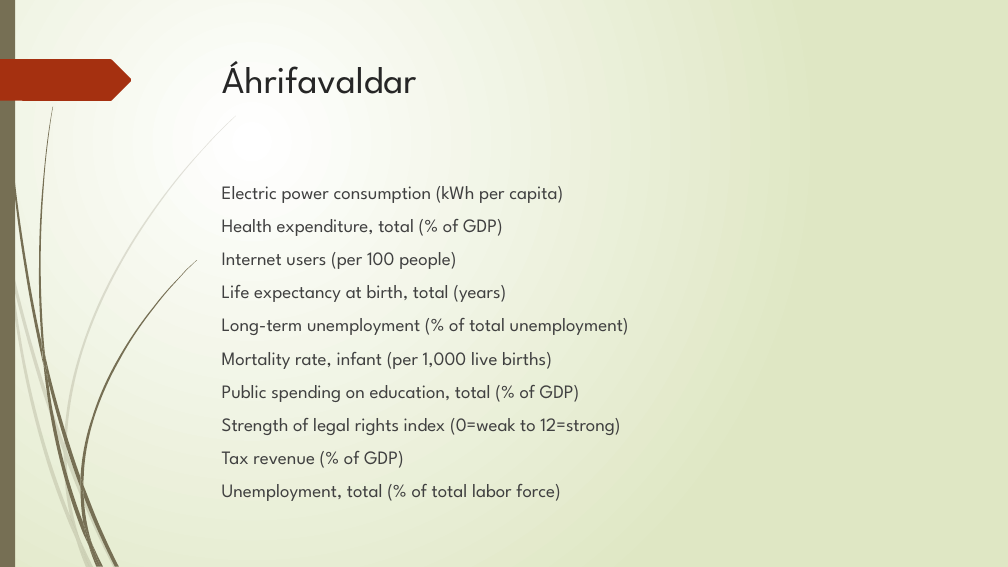
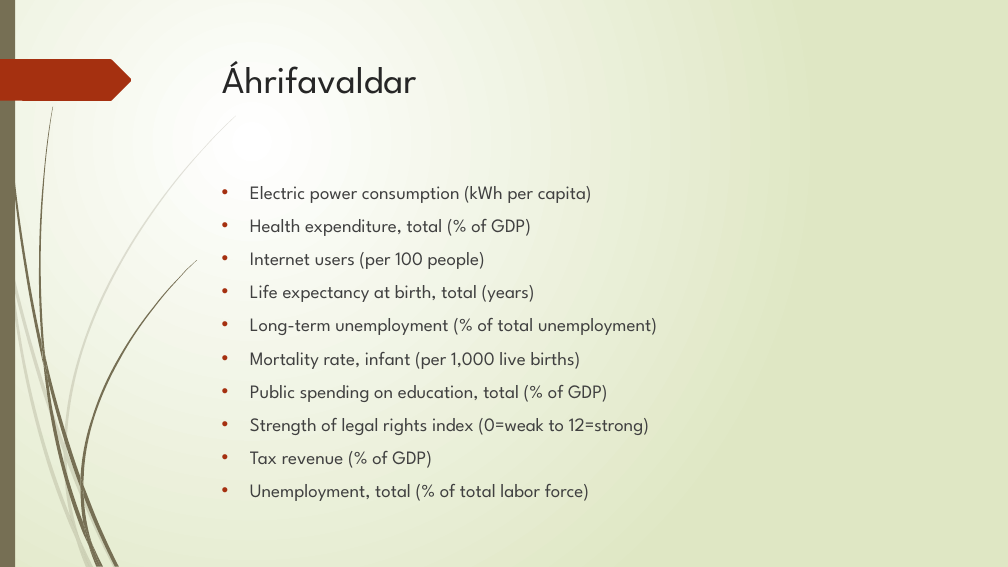
Before and after one commit to thortom/T-316-GAVI, a slide deck: slide 7 of Verkefni3/kynning/Kynning.pptx. Drawn at 1008x567 pixels with LibreOffice and Linux fonts; fonts in the diff are those of the drawing. Boxes give left, top, right and bottom in pixels: in the first picture for what was removed or moved away, otherwise in the second. Text is boxed around its words. In the diff, an @@ line names an element or a change of style, - is before the commit and + after.

```diff
--- a/Verkefni3/kynning/Kynning.pptx
+++ b/Verkefni3/kynning/Kynning.pptx
@@ text "Electric power consumption (kWh per ..." at (250,186,657,501): bullet none to • @@
```
Also in this commit, not shown: 4 other slides changed, 6 other files.
